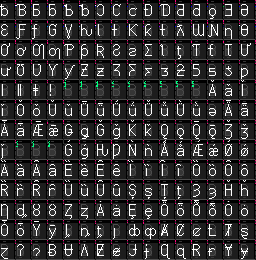
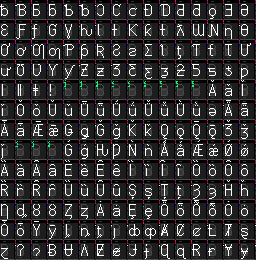
Comparing the layer stacks of the two 256x260 images. Changes:
painted on "Layer 1" over [15, 45, 256, 247]
painted on "Glyphs" over [113, 64, 246, 199]
